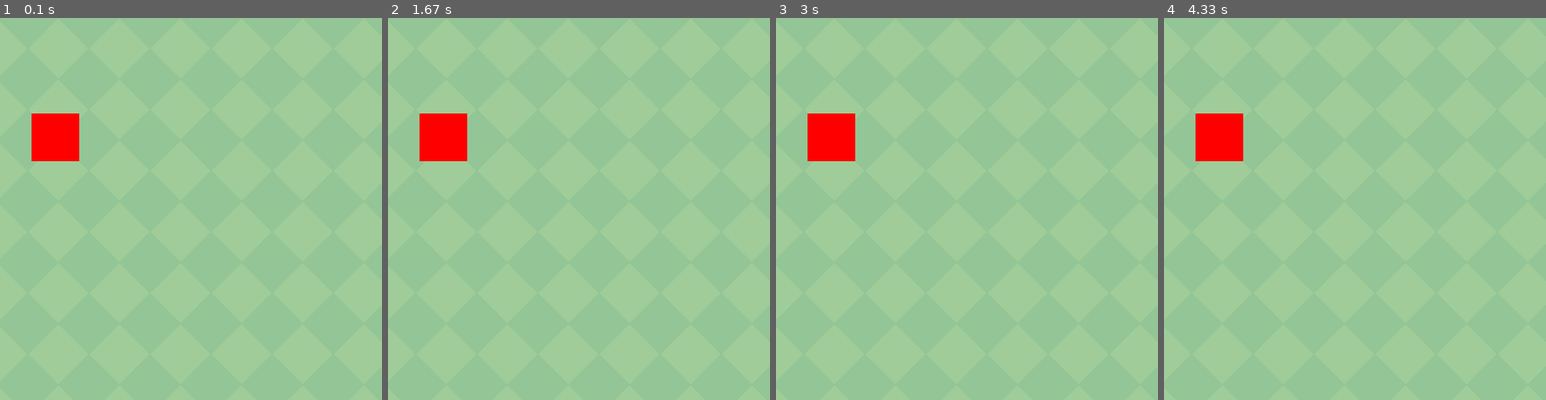
Above: before the commit, frames 1-4 (left to right).
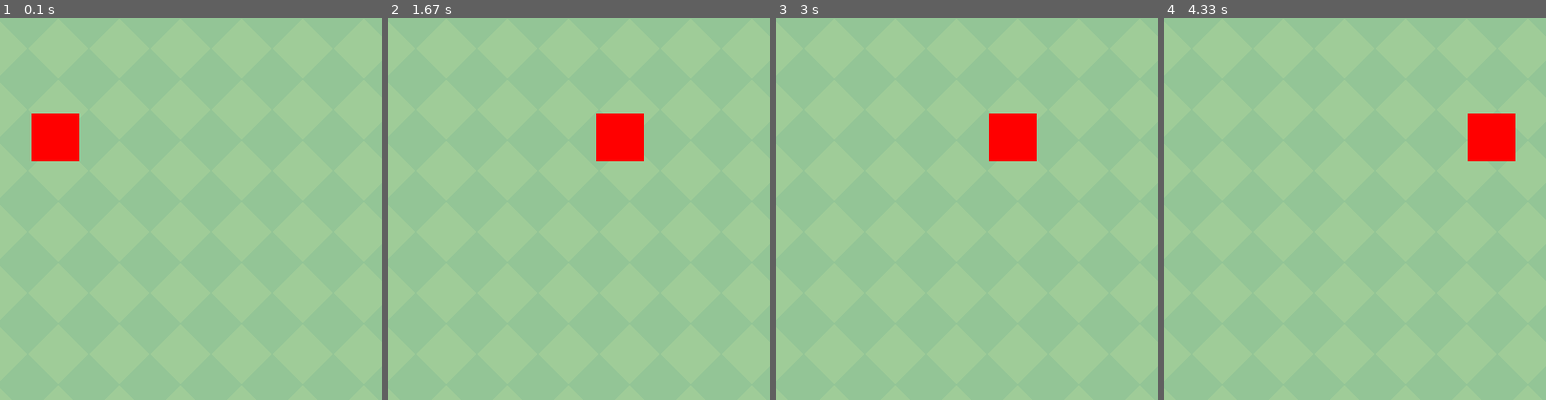
Above: after the commit, the same moments.

Repository: Stiickish/pyGameTutorial
Game: pygame game, started from main.py
The game is run twice, just before and just after one commit, with the same random seed, the same clock (stepped at 60 frames per second) and the same inputs.
Inputs:
- Up to frame 1 (0.1 s): no input
- Up to frame 2 (1.67 s): hold Right 0.33-0.8 s; hold Right 0.83-1.3 s; hold Left from 1.33 s (still down)
- Up to frame 3 (3 s): release Left at 1.87 s; hold Left 1.9-2.3 s; hold Right 2.33-2.97 s
- Up to frame 4 (4.33 s): hold Left 3-3.47 s; hold Right 3.5-3.97 s; hold Right from 4 s (still down)
The pictures show only the part of the screen within x 8-58%, y 0-50%; the shares and areas given below are measured in that part.
The window is 800x800 before the commit and 800x700 after it. Grey fills any space a smaller window leaves; there, only what the larger window draws over its background counts as a difference.

The runs differ from the first frame. In frame 1, only the window size differs. In frame 2, 3.1% of the frame differs, in the area x 8-67%, y 25-38%; in frame 3, 3.1%; in frame 4, 3.1%.

Commit message:
added movement left and right to the game

Diff:
--- a/main.py
+++ b/main.py
@@ -9,29 +9,28 @@
 
 pygame.display.set_caption("Platformer")
 
-
-WIDTH, HEIGHT = 800, 800
+WIDTH, HEIGHT = 800, 700
 
 FPS = 60
 PLAYER_VELOCITY = 5
 
 window = pygame.display.set_mode((WIDTH, HEIGHT))
 
+
 class Player(pygame.sprite.Sprite):
-    COLOR = (255,0,0)
+    COLOR = (255, 0, 0)
 
-    def __init__(self, x,y, width,height):
-        self.rect = pygame.Rect(x,y,width,height)
+    def __init__(self, x, y, width, height):
+        self.rect = pygame.Rect(x, y, width, height)
         self.x_velocity = 0
         self.y_velocity = 0
         self.mask = None
         self.direction = "left"
         self.animation_count = 0
 
-
-    def move(self,dx,dy):
-        self.rect.x = dx
-        self.rect.y = dy
+    def move(self, dx, dy):
+        self.rect.x += dx
+        self.rect.y += dy
 
     def move_left(self, vel):
         self.x_velocity = -vel
@@ -39,17 +38,18 @@
             self.direction = "left"
             self.animation_count = 0
 
-    def move_right(self,vel):
+    def move_right(self, vel):
         self.x_velocity = vel
         if self.direction != "right":
             self.direction = "right"
             self.animation_count = 0
 
-    def loop(self,fps):
-        self.move(self.x_velocity,self.y_velocity)
+    def loop(self, fps):
+        self.move(self.x_velocity, self.y_velocity)
 
-    def draw(self,window):
-        pygame.draw.rect(window,self.COLOR, self.rect)
+    def draw(self, window):
+        pygame.draw.rect(window, self.COLOR, self.rect)
+
 
 def get_background(name):
     image = pygame.image.load(join("assets", "Background", name))
@@ -72,11 +72,21 @@
     pygame.display.update()
 
 
+def handle_move(player):
+    keys = pygame.key.get_pressed()
+
+    player.x_velocity = 0
+    if keys[pygame.K_LEFT]:
+        player.move_left(PLAYER_VELOCITY)
+    if keys[pygame.K_RIGHT]:
+        player.move_right(PLAYER_VELOCITY)
+
+
 def main(window):
     clock = pygame.time.Clock()
     background, bg_image = get_background("Green.png")
 
-    player = Player(100,100,50,50)
+    player = Player(100, 100, 50, 50)
 
     run = True
     while run:
@@ -87,7 +97,9 @@
                 run = False
                 break
 
-        draw(window,background,bg_image,player)
+        player.loop(FPS)
+        handle_move(player)
+        draw(window, background, bg_image, player)
 
     pygame.quit()
     quit()
